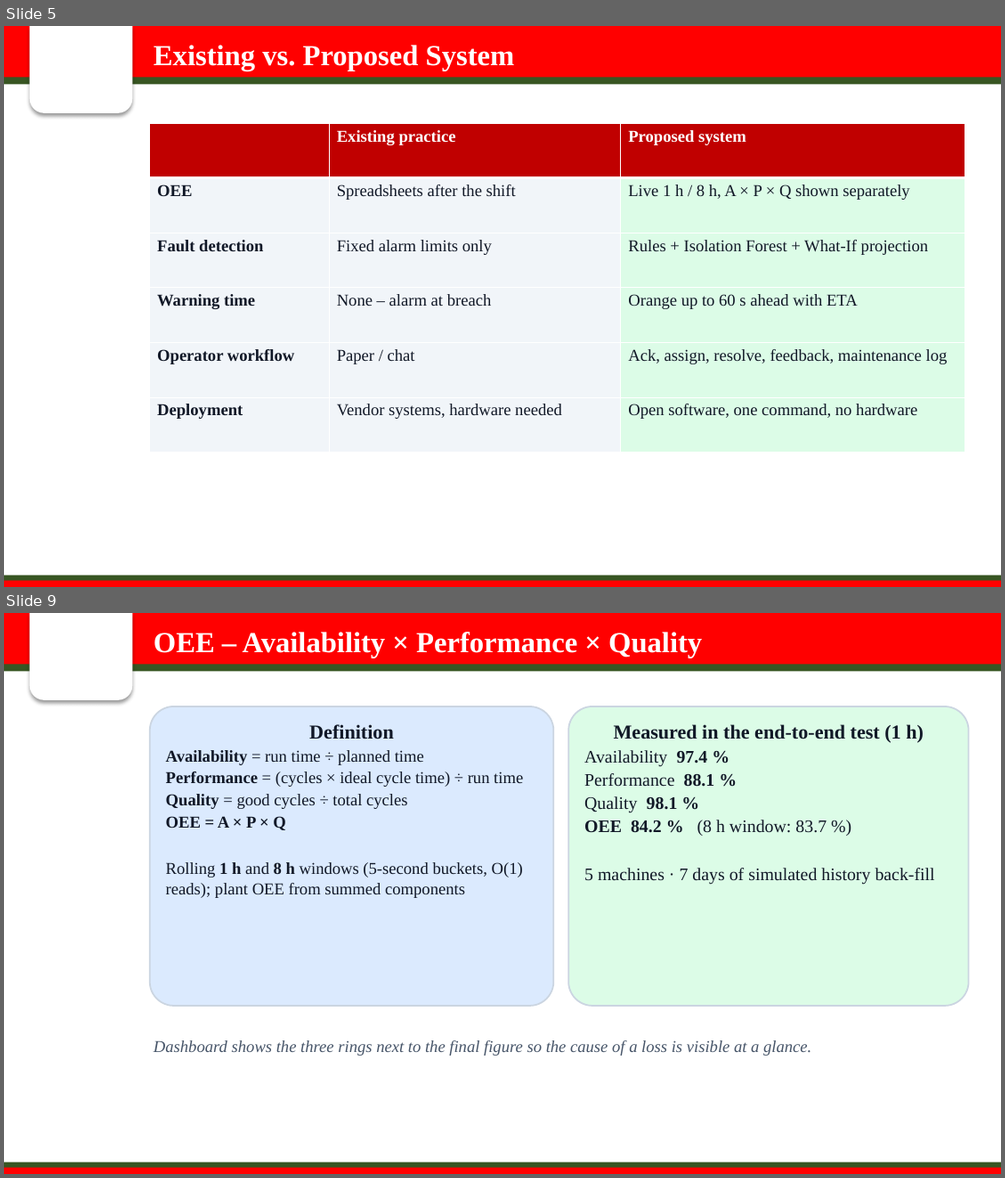
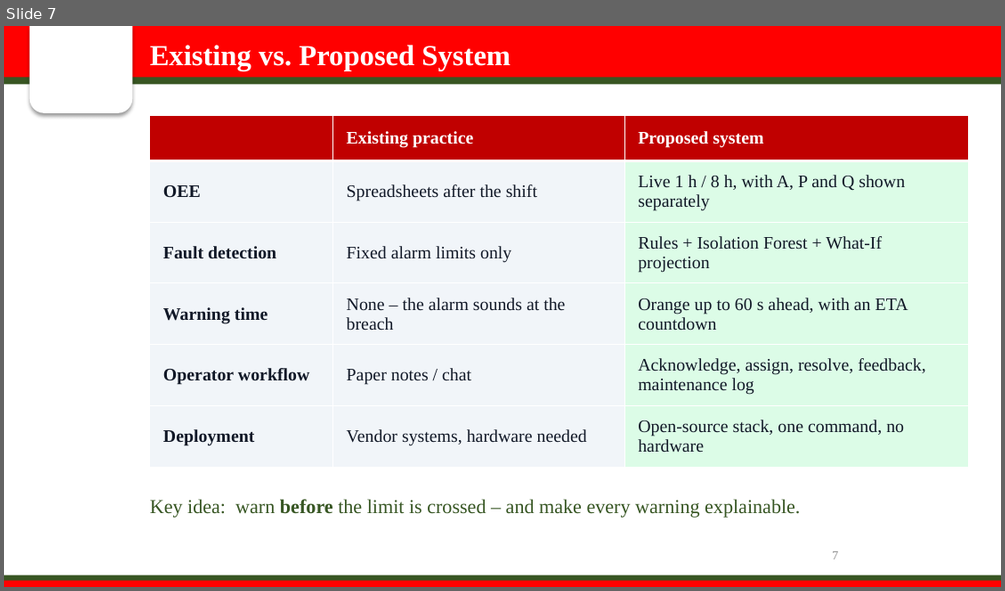
Before and after one commit to sanika-2811/oee-smart-factory, a slide deck: presentation/OEE_Smart_Factory_Presentation.pptx. Shown one above the other, each under a label of ours: slides 5 and 9 before the commit, slide 7 after it; the slides between them are not shown. The pictures are 1005x1178 and 1005x591 pixels, drawn with LibreOffice and Linux fonts; fonts in the diff are those of the drawing; background and template pictures are left out. Boxes give left, top, right and bottom in pixels: in the first picture for what was removed or moved away, otherwise in the second. Text is boxed around its words. In the diff, an @@ line names an element or a change of style, - is before the commit and + after.

```diff
--- a/presentation/OEE_Smart_Factory_Presentation.pptx
+++ b/presentation/OEE_Smart_Factory_Presentation.pptx
@@ slide 9 removed at (4,613,1001,1174), background #FFFFFF; not listed: 5 template elements that a slide beside it also shows @@
@@ text removed at (154,632,702,657) @@
-OEE – Availability × Performance × Quality
@@ rounded rectangle removed at (150,706,554,1005) @@
-Definition
-Availability = run time ÷ planned time
-Performance = (cycles × ideal cycle time) ÷ run time
-Quality = good cycles ÷ total cycles
-OEE = A × P × Q
-Rolling 1 h and 8 h windows (5-second buckets, O(1) reads); plant OEE from summed components
@@ rounded rectangle removed at (568,706,969,1005) @@
-Measured in the end-to-end test (1 h)
-Availability 97.4 %
-Performance 88.1 %
-Quality 98.1 %
-OEE 84.2 % (8 h window: 83.7 %)
-5 machines · 7 days of simulated history back-fill
@@ text removed at (154,1040,811,1055) @@
-Dashboard shows the three rings next to the final figure so the cause of a loss is visible at a glance.
@@ what was slide 5 is now slide 7 @@
@@ slide 7 changed as well @@
@@ text "Existing vs. Proposed System": place and size @@
-text "Existing vs. Proposed System" at (154,45,515,70)
+text "Existing vs. Proposed System" at (150,45,510,70)
@@ table at (150,116,969,467) @@
-row 2, column 3: Live 1 h / 8 h, A × P × Q shown separately
+row 2, column 3: Live 1 h / 8 h, with A, P and Q shown separately
-row 4, column 2: None – alarm at breach
+row 4, column 2: None – the alarm sounds at the breach
-row 4, column 3: Orange up to 60 s ahead with ETA
+row 4, column 3: Orange up to 60 s ahead, with an ETA countdown
-row 5, column 2: Paper / chat
+row 5, column 2: Paper notes / chat
-row 5, column 3: Ack, assign, resolve, feedback, maintenance log
+row 5, column 3: Acknowledge, assign, resolve, feedback, maintenance log
-row 6, column 3: Open software, one command, no hardware
+row 6, column 3: Open-source stack, one command, no hardware
@@ size 16 to 17 pt in "Existing practice", "Proposed system", "OEE", "Spreadsheets after the shift" and 7 more places @@
@@ table: place and size @@
-table at (150,123,965,452)
+table at (150,116,969,467)
@@ text added at (150,499,800,517), 19 pt, text #375623 @@
+Key idea: warn before the limit is crossed – and make every warning explainable.
@@ page number added at (832,551,838,559), 12 pt, text #8C8C8C @@
+7
```
Also in this commit, not shown: 8 other slides changed, 29 slides added, 6 other slides removed, 5 other files.
